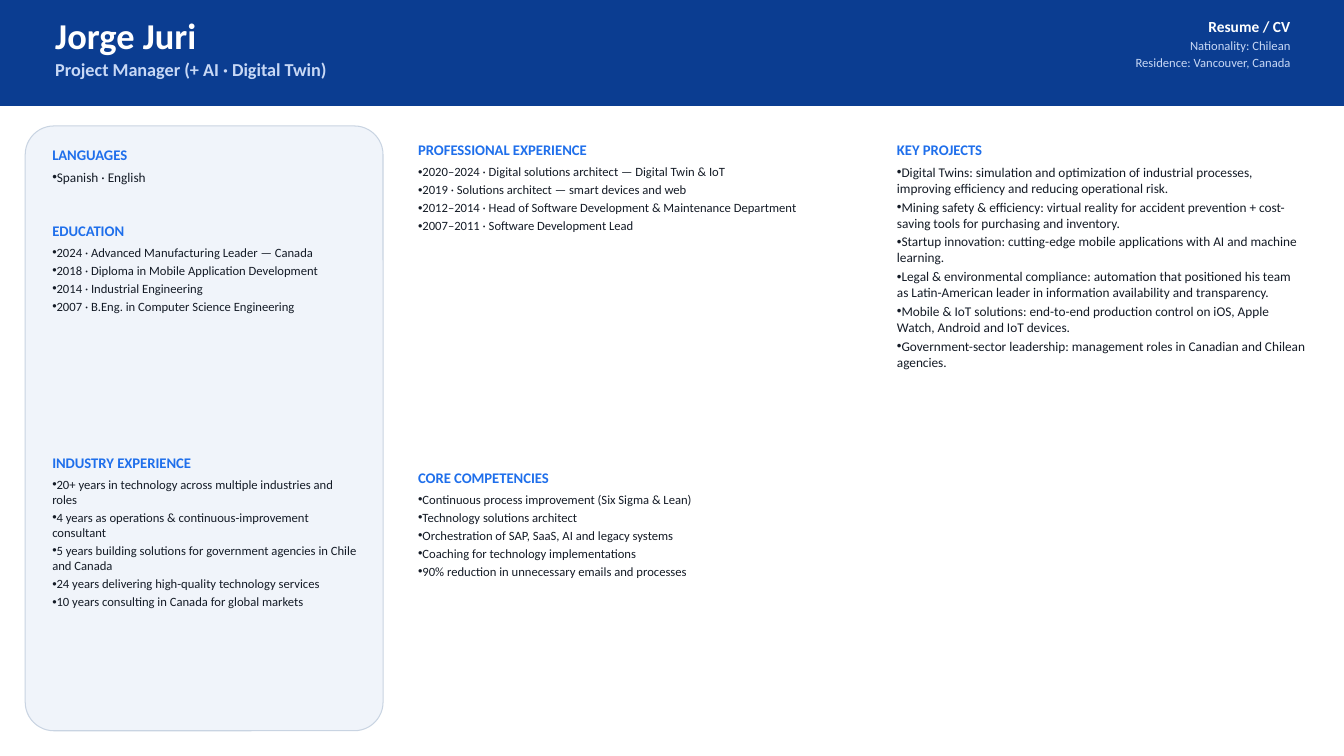
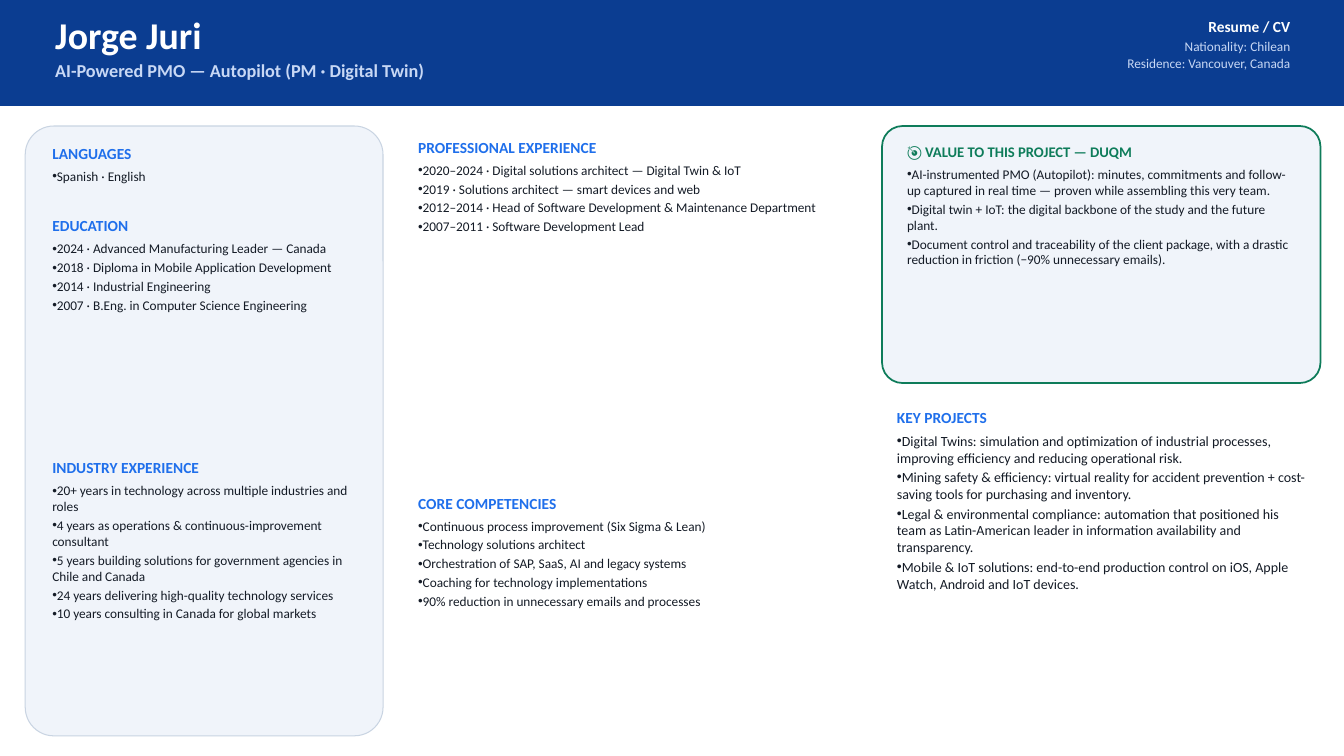
Before and after one commit to jjuri-socialmining/_DemoCustomerOps, a slide deck: slide 4 of web/og-b0d2f7a3-files/Sigma-Digital-Twins-Team-Duqm-EN.pptx. Drawn at 1344x756 pixels with LibreOffice and Linux fonts; fonts in the diff are those of the drawing. Boxes give left, top, right and bottom in pixels: in the first picture for what was removed or moved away, otherwise in the second. Text is boxed around its words. In the diff, an @@ line names an element or a change of style, - is before the commit and + after.

```diff
--- a/web/og-b0d2f7a3-files/Sigma-Digital-Twins-Team-Duqm-EN.pptx
+++ b/web/og-b0d2f7a3-files/Sigma-Digital-Twins-Team-Duqm-EN.pptx
@@ text at bbox=[55, 22, 201, 56]: size 26 to 27 pt in "Jorge Juri" @@
@@ text at bbox=[1127, 41, 1290, 70]: size 9 to 9.5 pt in "Nationality: Chilean", "Residence: Vancouver, Canada" @@
@@ text at bbox=[55, 63, 424, 80]: text changed @@
-Project Manager (+ AI · Digital Twin)
+AI-Powered PMO — Autopilot (PM · Digital Twin)
@@ rounded rectangle: place and size @@
-rounded rectangle at bbox=[25, 126, 383, 731]
+rounded rectangle at bbox=[25, 126, 383, 736]
@@ text at bbox=[52, 149, 131, 159]: size 10.5 to 11 pt in "LANGUAGES" @@
@@ text "PROFESSIONAL EXPERIENCE" at bbox=[418, 143, 816, 233]: size 10.5 to 11 pt in "PROFESSIONAL EXPERIENCE"; size 9 to 9.5 pt in "2020–2024 · Digital solutions architect — Digital ...", "2019 · Solutions architect — smart devices ...", "2012–2014 · Head of Software Development & ...", "2007–2011 · Software Development Lead" @@
@@ rounded rectangle added at bbox=[882, 126, 1321, 383], fill #F0F4FA, outline #0E7C5A 1.25 pt @@
@@ text added at bbox=[907, 147, 1288, 266], 9.5 pt, text #141B26 @@
+🎯 VALUE TO THIS PROJECT — DUQM
+• AI-instrumented PMO (Autopilot): minutes, commitments and follow-up captured in real time — proven while assembling this very team.
+• Digital twin + IoT: the digital backbone of the study and the future plant.
+• Document control and traceability of the client package, with a drastic reduction in friction (−90% unnecessary emails).
@@ text "EDUCATION" at bbox=[52, 221, 332, 313]: size 10.5 to 11 pt in "EDUCATION"; size 9 to 9.5 pt @@
@@ text at bbox=[897, 236, 1297, 265]: paragraph removed @@
-• Startup innovation: cutting-edge mobile applications with AI and machine learning.
@@ text at bbox=[897, 341, 1305, 370]: paragraph removed @@
-• Government-sector leadership: management roles in Canadian and Chilean agencies.
@@ text "KEY PROJECTS": place and size @@
-text "KEY PROJECTS" at bbox=[897, 145, 1305, 370]
+text "KEY PROJECTS" at bbox=[897, 413, 1305, 591]
@@ text "KEY PROJECTS" at bbox=[897, 413, 1305, 591]: size 10.5 to 11 pt in "KEY PROJECTS"; size 9.5 to 10 pt @@
@@ text "INDUSTRY EXPERIENCE" at bbox=[52, 463, 347, 621]: size 10.5 to 11 pt in "INDUSTRY EXPERIENCE"; size 9 to 9.5 pt @@
@@ text "CORE COMPETENCIES": place and size @@
-text "CORE COMPETENCIES" at bbox=[418, 473, 691, 578]
+text "CORE COMPETENCIES" at bbox=[418, 499, 706, 608]
@@ text "CORE COMPETENCIES" at bbox=[418, 499, 706, 608]: size 10.5 to 11 pt in "CORE COMPETENCIES"; size 9 to 9.5 pt @@
```
Also in this commit, not shown: 9 other slides changed, 1 slide added, 2 other files.
